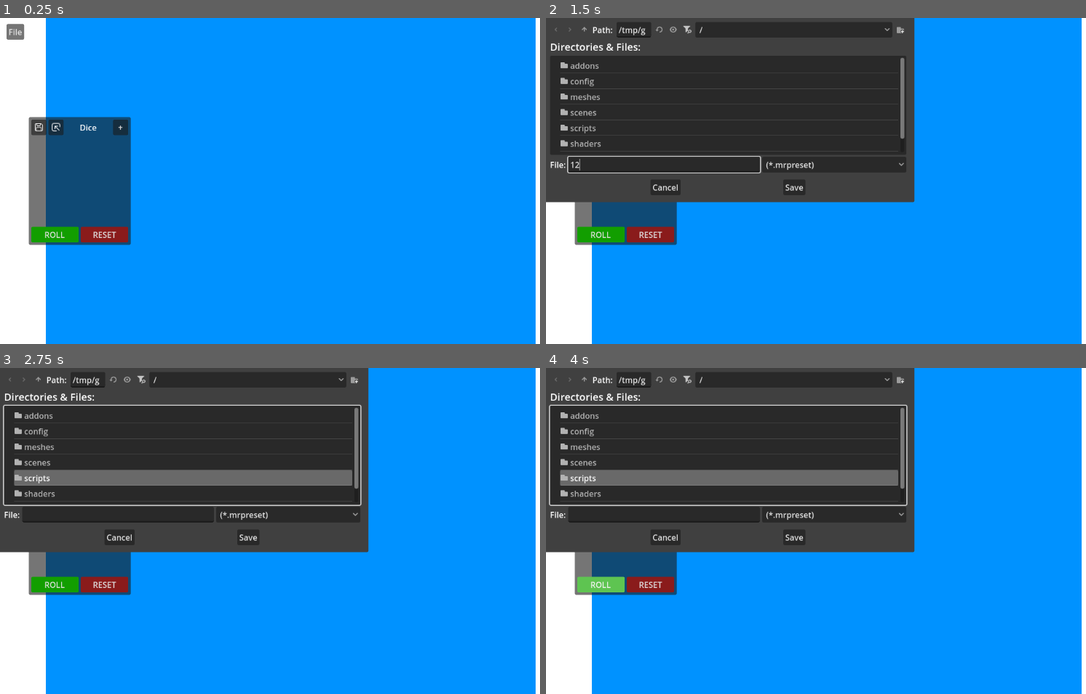
Above: before the commit, frames 1-4 (two rows, left to right).
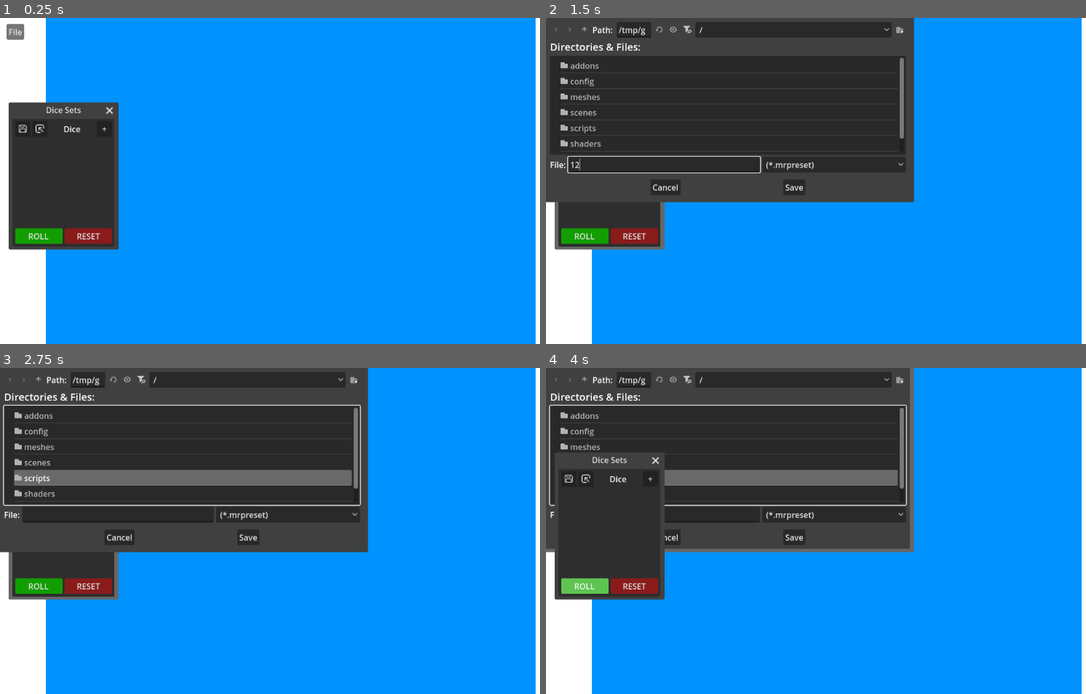
Above: after the commit, the same moments.

Repository: scarzehd/maproller
Game: Godot game, scene res://scenes/main.tscn
Two runs of this game, one before a commit and one after it. Both use one fixed random seed, a clock stepped at 60 frames per second and the inputs below.
Inputs (mouse positions are in pixels of both pictures, inside the frame that each line leads up to; where the layout moved, square brackets give the same spot in the first picture):
- Up to frame 1 (0.25 s): no input
- Up to frame 2 (1.5 s): click (567, 128) [583, 128] at 0.5 s; click (664, 164) at 1.27 s; type "12" at 1.35 s
- Up to frame 3 (2.75 s): click (37, 478) [54, 478] at 2 s
- Up to frame 4 (4 s): click "+" at 2.75 s; click "ROLL" at 3.5 s

The runs differ from the first frame. In frame 1, 9.7% of the frame differs, in the area x 1-25%, y 25-72%; in frame 2, 3.2%; in frame 3, 3.3%; in frame 4, 5.5%.

Commit message:
UI now uses embedded windows

Diff:
--- a/scenes/dice_set_menu.tscn
+++ b/scenes/dice_set_menu.tscn
@@ -2,35 +2,31 @@
 
 [ext_resource type="Script" uid="uid://bmeguq34tdox" path="res://scripts/dice_set_menu.gd" id="1_bf37c"]
 
-[node name="DiceSetMenu" type="PanelContainer"]
-anchors_preset = 8
-anchor_left = 0.5
-anchor_top = 0.5
-anchor_right = 0.5
-anchor_bottom = 0.5
-offset_left = -134.0
-offset_top = -148.0
-offset_right = 134.0
-offset_bottom = 148.0
-grow_horizontal = 2
-grow_vertical = 2
-size_flags_vertical = 4
+[node name="DiceSetMenu" type="Window"]
+title = "Dice Set"
+initial_position = 2
+size = Vector2i(268, 296)
+transient = true
 script = ExtResource("1_bf37c")
 
-[node name="MarginContainer" type="MarginContainer" parent="."]
+[node name="PanelContainer" type="PanelContainer" parent="."]
+offset_right = 268.0
+offset_bottom = 296.0
+
+[node name="MarginContainer" type="MarginContainer" parent="PanelContainer"]
 layout_mode = 2
 theme_override_constants/margin_left = 5
 theme_override_constants/margin_top = 5
 theme_override_constants/margin_right = 5
 theme_override_constants/margin_bottom = 5
 
-[node name="VBoxContainer" type="VBoxContainer" parent="MarginContainer"]
+[node name="VBoxContainer" type="VBoxContainer" parent="PanelContainer/MarginContainer"]
 layout_mode = 2
 
-[node name="TitleBar" type="HBoxContainer" parent="MarginContainer/VBoxContainer"]
+[node name="TitleBar" type="HBoxContainer" parent="PanelContainer/MarginContainer/VBoxContainer"]
 layout_mode = 2
 
-[node name="DiceSetName" type="LineEdit" parent="MarginContainer/VBoxContainer/TitleBar"]
+[node name="DiceSetName" type="LineEdit" parent="PanelContainer/MarginContainer/VBoxContainer/TitleBar"]
 unique_name_in_owner = true
 layout_mode = 2
 size_flags_horizontal = 3
@@ -39,65 +35,61 @@
 flat = true
 select_all_on_focus = true
 
-[node name="CloseButton" type="Button" parent="MarginContainer/VBoxContainer/TitleBar"]
-custom_minimum_size = Vector2(30, 30)
-layout_mode = 2
-text = "X"
-
-[node name="ColorContainer" type="HBoxContainer" parent="MarginContainer/VBoxContainer"]
+[node name="ColorContainer" type="HBoxContainer" parent="PanelContainer/MarginContainer/VBoxContainer"]
 layout_mode = 2
 
-[node name="Label" type="Label" parent="MarginContainer/VBoxContainer/ColorContainer"]
+[node name="Label" type="Label" parent="PanelContainer/MarginContainer/VBoxContainer/ColorContainer"]
 layout_mode = 2
 text = "Color"
 
-[node name="ColorPickerButton" type="ColorPickerButton" parent="MarginContainer/VBoxContainer/ColorContainer"]
+[node name="ColorPickerButton" type="ColorPickerButton" parent="PanelContainer/MarginContainer/VBoxContainer/ColorContainer"]
 unique_name_in_owner = true
 custom_minimum_size = Vector2(75, 0)
 layout_mode = 2
 size_flags_horizontal = 10
 
-[node name="InfluencesWorldColorContainer" type="HBoxContainer" parent="MarginContainer/VBoxContainer"]
+[node name="InfluencesWorldColorContainer" type="HBoxContainer" parent="PanelContainer/MarginContainer/VBoxContainer"]
 layout_mode = 2
 
-[node name="Label" type="Label" parent="MarginContainer/VBoxContainer/InfluencesWorldColorContainer"]
+[node name="Label" type="Label" parent="PanelContainer/MarginContainer/VBoxContainer/InfluencesWorldColorContainer"]
 layout_mode = 2
 text = "Influences World Color"
 
-[node name="InfluenceWorldColorCheckBox" type="CheckBox" parent="MarginContainer/VBoxContainer/InfluencesWorldColorContainer"]
+[node name="InfluenceWorldColorCheckBox" type="CheckBox" parent="PanelContainer/MarginContainer/VBoxContainer/InfluencesWorldColorContainer"]
 unique_name_in_owner = true
 layout_mode = 2
 size_flags_horizontal = 10
 
-[node name="HSeparator" type="HSeparator" parent="MarginContainer/VBoxContainer"]
+[node name="HSeparator" type="HSeparator" parent="PanelContainer/MarginContainer/VBoxContainer"]
 layout_mode = 2
 
-[node name="HBoxContainer" type="HBoxContainer" parent="MarginContainer/VBoxContainer"]
+[node name="HBoxContainer" type="HBoxContainer" parent="PanelContainer/MarginContainer/VBoxContainer"]
 layout_mode = 2
 alignment = 1
 
-[node name="Label" type="Label" parent="MarginContainer/VBoxContainer/HBoxContainer"]
+[node name="Label" type="Label" parent="PanelContainer/MarginContainer/VBoxContainer/HBoxContainer"]
 layout_mode = 2
 size_flags_horizontal = 3
 text = "Dice"
 horizontal_alignment = 1
 
-[node name="DicePlusButton" type="Button" parent="MarginContainer/VBoxContainer/HBoxContainer"]
+[node name="DicePlusButton" type="Button" parent="PanelContainer/MarginContainer/VBoxContainer/HBoxContainer"]
 custom_minimum_size = Vector2(30, 0)
 layout_mode = 2
 size_flags_horizontal = 8
 text = "+"
 
-[node name="ScrollContainer" type="ScrollContainer" parent="MarginContainer/VBoxContainer"]
+[node name="ScrollContainer" type="ScrollContainer" parent="PanelContainer/MarginContainer/VBoxContainer"]
 layout_mode = 2
 size_flags_vertical = 3
 
-[node name="DiceListingContainer" type="VBoxContainer" parent="MarginContainer/VBoxContainer/ScrollContainer"]
+[node name="DiceListingContainer" type="VBoxContainer" parent="PanelContainer/MarginContainer/VBoxContainer/ScrollContainer"]
 unique_name_in_owner = true
 layout_mode = 2
+size_flags_horizontal = 3
 
-[connection signal="text_changed" from="MarginContainer/VBoxContainer/TitleBar/DiceSetName" to="." method="_on_dice_set_name_text_submitted"]
-[connection signal="pressed" from="MarginContainer/VBoxContainer/TitleBar/CloseButton" to="." method="_on_close_button_pressed"]
-[connection signal="color_changed" from="MarginContainer/VBoxContainer/ColorContainer/ColorPickerButton" to="." method="_on_color_picker_color_changed"]
-[connection signal="toggled" from="MarginContainer/VBoxContainer/InfluencesWorldColorContainer/InfluenceWorldColorCheckBox" to="." method="_on_check_box_toggled"]
-[connection signal="pressed" from="MarginContainer/VBoxContainer/HBoxContainer/DicePlusButton" to="." method="_on_dice_plus_button_pressed"]
+[connection signal="close_requested" from="." to="." method="_on_close_button_pressed"]
+[connection signal="text_changed" from="PanelContainer/MarginContainer/VBoxContainer/TitleBar/DiceSetName" to="." method="_on_dice_set_name_text_submitted"]
+[connection signal="color_changed" from="PanelContainer/MarginContainer/VBoxContainer/ColorContainer/ColorPickerButton" to="." method="_on_color_picker_color_changed"]
+[connection signal="toggled" from="PanelContainer/MarginContainer/VBoxContainer/InfluencesWorldColorContainer/InfluenceWorldColorCheckBox" to="." method="_on_check_box_toggled"]
+[connection signal="pressed" from="PanelContainer/MarginContainer/VBoxContainer/HBoxContainer/DicePlusButton" to="." method="_on_dice_plus_button_pressed"]
--- a/scenes/ui.tscn
+++ b/scenes/ui.tscn
@@ -90,109 +90,9 @@
 script = ExtResource("1_nt7q6")
 map_material = ExtResource("2_wm3ai")
 
-[node name="DicePanel" type="PanelContainer" parent="."]
+[node name="DiceSetMenu" parent="." instance=ExtResource("2_x4jx1")]
 unique_name_in_owner = true
 visible = false
-layout_mode = 1
-anchors_preset = 4
-anchor_top = 0.5
-anchor_bottom = 0.5
-offset_left = 57.0
-offset_top = -127.0
-offset_right = 259.0
-offset_bottom = 127.0
-grow_vertical = 2
-mouse_force_pass_scroll_events = false
-
-[node name="MarginContainer" type="MarginContainer" parent="DicePanel"]
-layout_mode = 2
-theme_override_constants/margin_left = 5
-theme_override_constants/margin_top = 5
-theme_override_constants/margin_right = 5
-theme_override_constants/margin_bottom = 5
-
-[node name="VBoxContainer" type="VBoxContainer" parent="DicePanel/MarginContainer"]
-layout_mode = 2
-alignment = 2
-
-[node name="VBoxContainer" type="VBoxContainer" parent="DicePanel/MarginContainer/VBoxContainer"]
-layout_mode = 2
-size_flags_vertical = 3
-
-[node name="HBoxContainer" type="HBoxContainer" parent="DicePanel/MarginContainer/VBoxContainer/VBoxContainer"]
-layout_mode = 2
-
-[node name="SaveButton" type="Button" parent="DicePanel/MarginContainer/VBoxContainer/VBoxContainer/HBoxContainer"]
-custom_minimum_size = Vector2(30, 0)
-layout_mode = 2
-tooltip_text = "Export Preset"
-theme_override_styles/focus = SubResource("StyleBoxEmpty_yev5y")
-icon = ExtResource("2_yev5y")
-expand_icon = true
-
-[node name="LoadButton" type="Button" parent="DicePanel/MarginContainer/VBoxContainer/VBoxContainer/HBoxContainer"]
-custom_minimum_size = Vector2(30, 0)
-layout_mode = 2
-tooltip_text = "Import Preset"
-theme_override_styles/focus = SubResource("StyleBoxEmpty_yev5y")
-icon = ExtResource("3_gdt2y")
-expand_icon = true
-
-[node name="Label" type="Label" parent="DicePanel/MarginContainer/VBoxContainer/VBoxContainer/HBoxContainer"]
-layout_mode = 2
-size_flags_horizontal = 3
-text = "Dice"
-horizontal_alignment = 1
-
-[node name="PlusButton" type="Button" parent="DicePanel/MarginContainer/VBoxContainer/VBoxContainer/HBoxContainer"]
-custom_minimum_size = Vector2(30, 0)
-layout_mode = 2
-tooltip_text = "New dice setw"
-theme_override_styles/focus = SubResource("StyleBoxEmpty_nt7q6")
-text = "+"
-
-[node name="ScrollContainer" type="ScrollContainer" parent="DicePanel/MarginContainer/VBoxContainer/VBoxContainer"]
-layout_mode = 2
-size_flags_vertical = 3
-
-[node name="DiceBagsContainer" type="VBoxContainer" parent="DicePanel/MarginContainer/VBoxContainer/VBoxContainer/ScrollContainer"]
-unique_name_in_owner = true
-layout_mode = 2
-size_flags_horizontal = 3
-size_flags_vertical = 3
-
-[node name="HBoxContainer" type="HBoxContainer" parent="DicePanel/MarginContainer/VBoxContainer"]
-layout_mode = 2
-
-[node name="RollButton" type="Button" parent="DicePanel/MarginContainer/VBoxContainer/HBoxContainer"]
-layout_mode = 2
-size_flags_horizontal = 3
-theme_override_styles/focus = SubResource("StyleBoxEmpty_xlq6p")
-theme_override_styles/hover = SubResource("StyleBoxFlat_yev5y")
-theme_override_styles/pressed = SubResource("StyleBoxFlat_gdt2y")
-theme_override_styles/normal = SubResource("StyleBoxFlat_nt7q6")
-text = "ROLL"
-
-[node name="ResetButton" type="Button" parent="DicePanel/MarginContainer/VBoxContainer/HBoxContainer"]
-layout_mode = 2
-size_flags_horizontal = 3
-theme_override_styles/focus = SubResource("StyleBoxEmpty_x4jx1")
-theme_override_styles/hover = SubResource("StyleBoxFlat_wm3ai")
-theme_override_styles/pressed = SubResource("StyleBoxFlat_8dubc")
-theme_override_styles/normal = SubResource("StyleBoxFlat_x4jx1")
-text = "RESET"
-
-[node name="DiceSetMenu" parent="." instance=ExtResource("2_x4jx1")]
-unique_name_in_owner = true
-visible = false
-layout_mode = 1
-anchors_preset = 4
-anchor_left = 0.0
-anchor_right = 0.0
-offset_left = 285.0
-offset_right = 467.0
-grow_horizontal = 1
-mouse_force_pass_scroll_events = false
 
 [node name="SavePresetDialog" type="FileDialog" parent="."]
 unique_name_in_owner = true
@@ -230,13 +130,15 @@
 grow_horizontal = 2
 
 [node name="File" type="PopupMenu" parent="MenuBar"]
-item_count = 3
+item_count = 4
 item_0/text = "Save"
 item_0/id = 0
 item_1/text = "Open"
 item_1/id = 1
 item_2/text = "Export"
 item_2/id = 2
+item_3/text = "Project Settings"
+item_3/id = 3
 
 [node name="SaveMapDialog" type="FileDialog" parent="."]
 unique_name_in_owner = true
@@ -259,11 +161,99 @@
 filters = PackedStringArray("*.png")
 use_native_dialog = true
 
-[connection signal="pressed" from="DicePanel/MarginContainer/VBoxContainer/VBoxContainer/HBoxContainer/SaveButton" to="." method="_on_save_button_pressed"]
-[connection signal="pressed" from="DicePanel/MarginContainer/VBoxContainer/VBoxContainer/HBoxContainer/LoadButton" to="." method="_on_load_button_pressed"]
-[connection signal="pressed" from="DicePanel/MarginContainer/VBoxContainer/VBoxContainer/HBoxContainer/PlusButton" to="." method="_on_plus_button_pressed"]
-[connection signal="pressed" from="DicePanel/MarginContainer/VBoxContainer/HBoxContainer/RollButton" to="." method="roll"]
-[connection signal="pressed" from="DicePanel/MarginContainer/VBoxContainer/HBoxContainer/ResetButton" to="." method="reset"]
+[node name="DicePanel" type="Window" parent="."]
+unique_name_in_owner = true
+title = "Dice Sets"
+position = Vector2i(25, 200)
+size = Vector2i(202, 254)
+transient = true
+
+[node name="DicePanel" type="PanelContainer" parent="DicePanel"]
+anchors_preset = 15
+anchor_right = 1.0
+anchor_bottom = 1.0
+grow_horizontal = 2
+grow_vertical = 2
+mouse_force_pass_scroll_events = false
+
+[node name="MarginContainer" type="MarginContainer" parent="DicePanel/DicePanel"]
+layout_mode = 2
+theme_override_constants/margin_left = 5
+theme_override_constants/margin_top = 5
+theme_override_constants/margin_right = 5
+theme_override_constants/margin_bottom = 5
+
+[node name="VBoxContainer" type="VBoxContainer" parent="DicePanel/DicePanel/MarginContainer"]
+layout_mode = 2
+alignment = 2
+
+[node name="VBoxContainer" type="VBoxContainer" parent="DicePanel/DicePanel/MarginContainer/VBoxContainer"]
+layout_mode = 2
+size_flags_vertical = 3
+
+[node name="HBoxContainer" type="HBoxContainer" parent="DicePanel/DicePanel/MarginContainer/VBoxContainer/VBoxContainer"]
+layout_mode = 2
+
+[node name="SaveButton" type="Button" parent="DicePanel/DicePanel/MarginContainer/VBoxContainer/VBoxContainer/HBoxContainer"]
+custom_minimum_size = Vector2(30, 0)
+layout_mode = 2
+tooltip_text = "Export Preset"
+theme_override_styles/focus = SubResource("StyleBoxEmpty_yev5y")
+icon = ExtResource("2_yev5y")
+expand_icon = true
+
+[node name="LoadButton" type="Button" parent="DicePanel/DicePanel/MarginContainer/VBoxContainer/VBoxContainer/HBoxContainer"]
+custom_minimum_size = Vector2(30, 0)
+layout_mode = 2
+tooltip_text = "Import Preset"
+theme_override_styles/focus = SubResource("StyleBoxEmpty_yev5y")
+icon = ExtResource("3_gdt2y")
+expand_icon = true
+
+[node name="Label" type="Label" parent="DicePanel/DicePanel/MarginContainer/VBoxContainer/VBoxContainer/HBoxContainer"]
+layout_mode = 2
+size_flags_horizontal = 3
+text = "Dice"
+horizontal_alignment = 1
+
+[node name="PlusButton" type="Button" parent="DicePanel/DicePanel/MarginContainer/VBoxContainer/VBoxContainer/HBoxContainer"]
+custom_minimum_size = Vector2(30, 0)
+layout_mode = 2
+tooltip_text = "New dice setw"
+theme_override_styles/focus = SubResource("StyleBoxEmpty_nt7q6")
+text = "+"
+
+[node name="ScrollContainer" type="ScrollContainer" parent="DicePanel/DicePanel/MarginContainer/VBoxContainer/VBoxContainer"]
+layout_mode = 2
+size_flags_vertical = 3
+
+[node name="DiceBagsContainer" type="VBoxContainer" parent="DicePanel/DicePanel/MarginContainer/VBoxContainer/VBoxContainer/ScrollContainer"]
+unique_name_in_owner = true
+layout_mode = 2
+size_flags_horizontal = 3
+size_flags_vertical = 3
+
+[node name="HBoxContainer" type="HBoxContainer" parent="DicePanel/DicePanel/MarginContainer/VBoxContainer"]
+layout_mode = 2
+
+[node name="RollButton" type="Button" parent="DicePanel/DicePanel/MarginContainer/VBoxContainer/HBoxContainer"]
+layout_mode = 2
+size_flags_horizontal = 3
+theme_override_styles/focus = SubResource("StyleBoxEmpty_xlq6p")
+theme_override_styles/hover = SubResource("StyleBoxFlat_yev5y")
+theme_override_styles/pressed = SubResource("StyleBoxFlat_gdt2y")
+theme_override_styles/normal = SubResource("StyleBoxFlat_nt7q6")
+text = "ROLL"
+
+[node name="ResetButton" type="Button" parent="DicePanel/DicePanel/MarginContainer/VBoxContainer/HBoxContainer"]
+layout_mode = 2
+size_flags_horizontal = 3
+theme_override_styles/focus = SubResource("StyleBoxEmpty_x4jx1")
+theme_override_styles/hover = SubResource("StyleBoxFlat_wm3ai")
+theme_override_styles/pressed = SubResource("StyleBoxFlat_8dubc")
+theme_override_styles/normal = SubResource("StyleBoxFlat_x4jx1")
+text = "RESET"
+
 [connection signal="file_selected" from="SavePresetDialog" to="." method="_on_save_dialog_file_selected"]
 [connection signal="file_selected" from="LoadPresetDialog" to="." method="_on_load_dialog_file_selected"]
 [connection signal="index_pressed" from="Mode" to="." method="_on_mode_index_pressed"]
@@ -271,3 +261,8 @@
 [connection signal="file_selected" from="SaveMapDialog" to="." method="_on_save_map_dialog_file_selected"]
 [connection signal="file_selected" from="LoadMapDialog" to="." method="_on_load_map_dialog_file_selected"]
 [connection signal="file_selected" from="ExportMapDialog" to="." method="_on_export_map_dialog_file_selected"]
+[connection signal="pressed" from="DicePanel/DicePanel/MarginContainer/VBoxContainer/VBoxContainer/HBoxContainer/SaveButton" to="." method="_on_save_button_pressed"]
+[connection signal="pressed" from="DicePanel/DicePanel/MarginContainer/VBoxContainer/VBoxContainer/HBoxContainer/LoadButton" to="." method="_on_load_button_pressed"]
+[connection signal="pressed" from="DicePanel/DicePanel/MarginContainer/VBoxContainer/VBoxContainer/HBoxContainer/PlusButton" to="." method="_on_plus_button_pressed"]
+[connection signal="pressed" from="DicePanel/DicePanel/MarginContainer/VBoxContainer/HBoxContainer/RollButton" to="." method="roll"]
+[connection signal="pressed" from="DicePanel/DicePanel/MarginContainer/VBoxContainer/HBoxContainer/ResetButton" to="." method="reset"]
--- a/scripts/dice_set_menu.gd
+++ b/scripts/dice_set_menu.gd
@@ -1,4 +1,4 @@
-extends PanelContainer
+extends Window
 class_name DiceSetMenu
 
 @onready var name_edit = %DiceSetName
